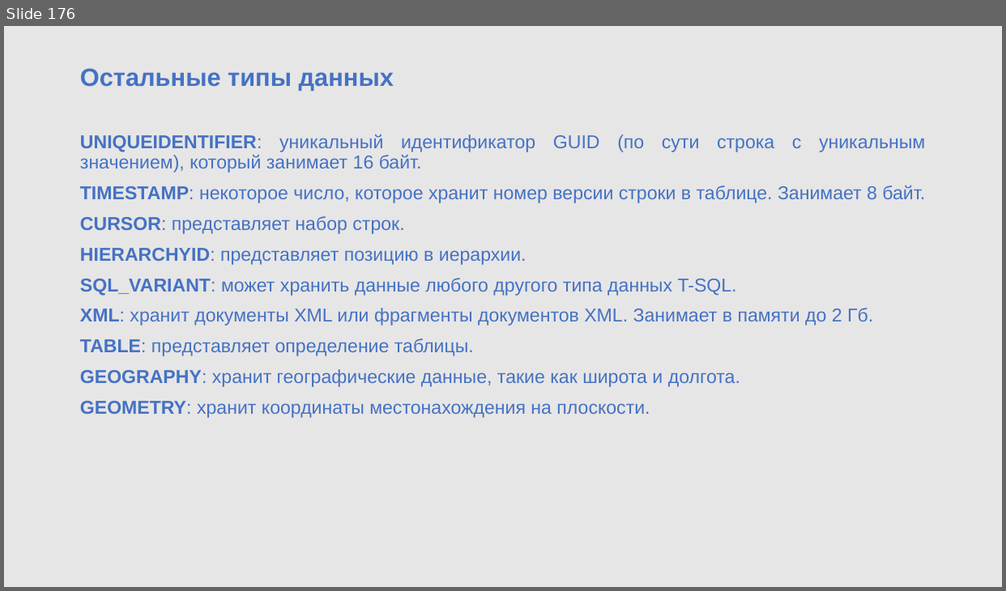
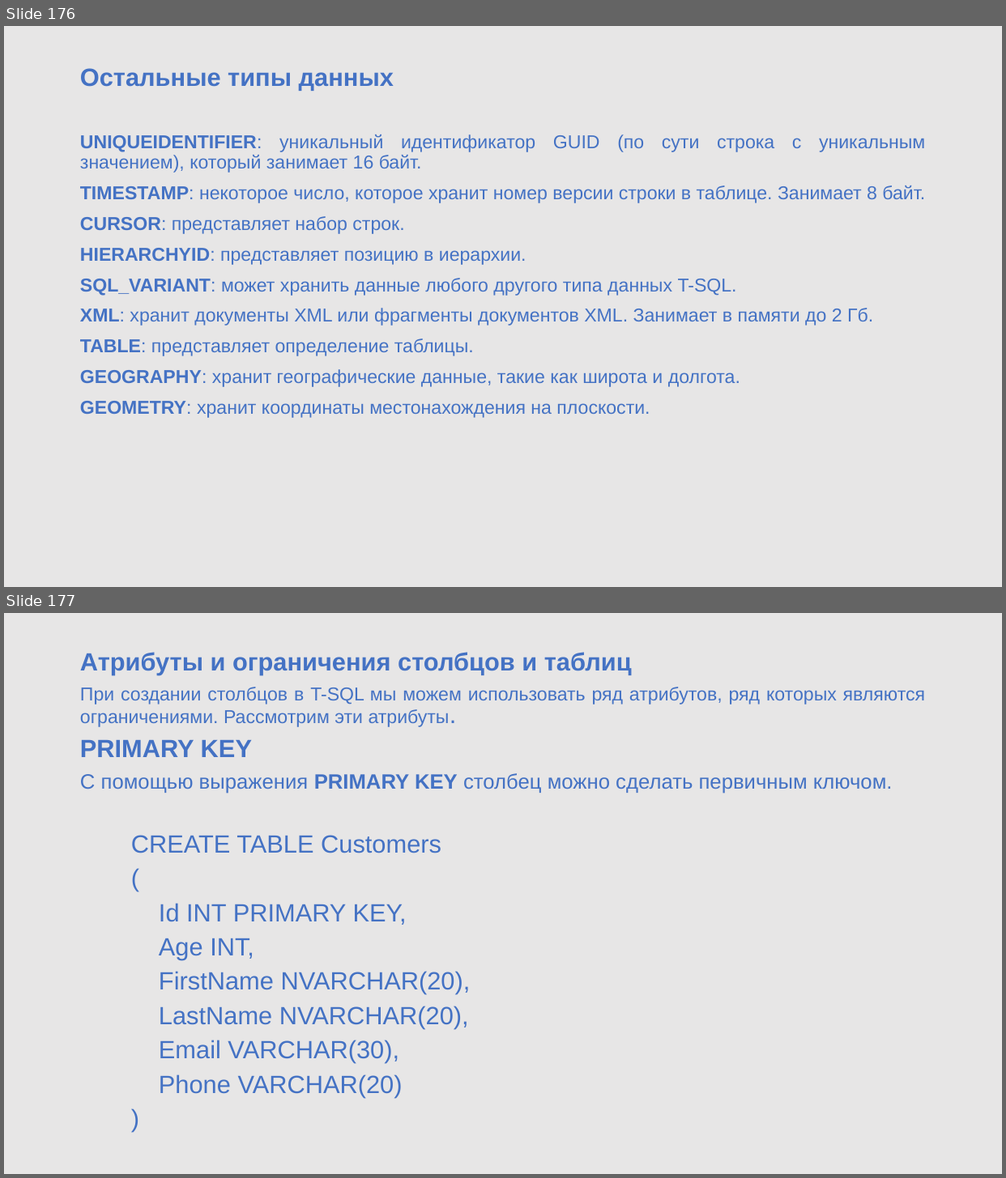
Before and after one commit to sigaleugene/TOP_OPEN, a slide deck: DB1.pptx. Shown one above the other, each under a label of ours: slide 176 before the commit, slides 176 and 177 after it. The pictures are 1006x591 and 1006x1178 pixels, drawn with LibreOffice and Linux fonts; fonts in the diff are those of the drawing; background and template pictures are left out. Boxes give left, top, right and bottom in pixels: in the first picture for what was removed or moved away, otherwise in the second. Text is boxed around its words. In the diff, an @@ line names an element or a change of style, - is before the commit and + after.

```diff
--- a/DB1.pptx
+++ b/DB1.pptx
@@ slide 177 added at [4,613,1002,1174], background #E7E6E6 @@
@@ text added at [80,652,925,1097], 24 pt, text #4472C4 @@
+Атрибуты и ограничения столбцов и таблиц
+При создании столбцов в T-SQL мы можем использовать ряд атрибутов, ряд которых являются ограничениями. Рассмотрим эти атрибуты.
+PRIMARY KEY
+С помощью выражения PRIMARY KEY столбец можно сделать первичным ключом.
+CREATE TABLE Customers
+(
+Id INT PRIMARY KEY,
+Age INT,
+FirstName NVARCHAR(20),
+LastName NVARCHAR(20),
+Email VARCHAR(30),
+Phone VARCHAR(20)
+)
```
Also in this commit, not shown: 120 other slides added, 3 other files.
